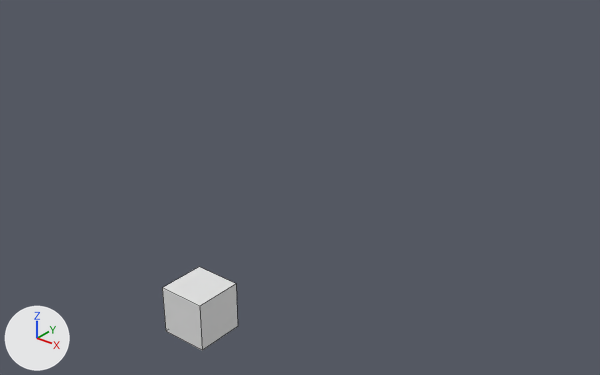
One commit to the Blender file objects3.blend: the scene before it, then after it.
Both versions are drawn from a camera (50 mm lens) standing at (20.0, -18.8, 18.4) and looking at (0.5, 5.6, 3.2). The axes (+X, +Y, +Z) are drawn at lower left. The lights are the same throughout. Mesh edges are drawn as thin lines.
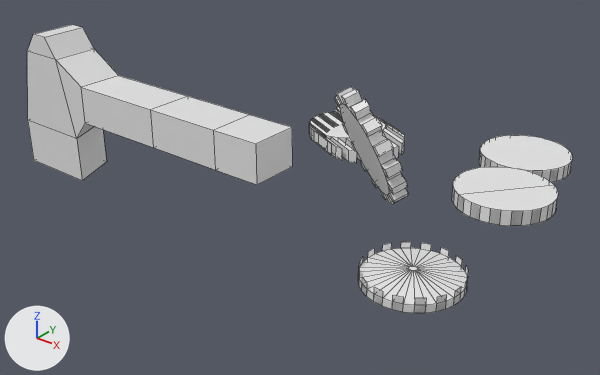
The change in detail:
me_cube is used by ob_cube; location (0.0, 0.0, 0.0).
me_cube had 8 vertices, 6 faces and spanned x -1.0..1.0, y -1.0..1.0, z -1.0..1.0.
me_cube now has 32 vertices, 30 faces and spans x -1.77..12.1, y -1.0..1.0, z -1.0..5.22.
Part 1, on me_cube:
1 face is deleted.
4 vertices move from x -1.0..1.0, y -1.0, z -1.0..1.0 to x -1.77..1.77, y -1.0, z -1.0..1.0.
12 vertices are added at x -1.0..12.1, y -1.0, z 1.89..5.22.
12 new vertices lie (0.0, 2.0, 0.0) away from vertices in x -1.0..12.1, y -1.0, z 1.89..5.22.
25 new faces join them.
Mesh me_cylinder_004 is new.
It has 128 vertices, 50 faces and spans x -1.0..1.0, y -1.0..1.0, z -1.0..1.0.
Mesh me_cylinder_003 is new.
It has 129 vertices, 51 faces and spans x -1.0..1.0, y -1.0..1.0, z -2.19..1.0.
Mesh me_cylinder_002 is new.
It has 160 vertices, 82 faces and spans x -1.0..1.0, y -1.0..1.0, z -1.0..1.0.
Mesh me_cylinder_001 is new.
It has 128 vertices, 98 faces and spans x -1.2..1.2, y -1.2..1.2, z -1.0..1.0.
Mesh me_cylinder is new.
It has 192 vertices, 130 faces and spans x -1.0..1.87, y -1.43..1.0, z -1.0..1.0.
Object 'Cube' (ob_cube) moves from (0.0, 0.0, 0.0) to (-9.95, 2.07, 3.66).
Object 'Cylinder.004' (ob_cylinder_004) is new; it shows me_cylinder_004.
Its location is (8.28, 9.93, 5.22).
Its scale is (1.75, 1.75, 0.267).
Object 'Cylinder.003' (ob_cylinder_003) is new; it shows me_cylinder_003.
Its location is (9.54, 5.45, 5.75).
Its scale is (1.75, 1.75, 0.267).
Object 'Cylinder.002' (ob_cylinder_002) is new; it shows me_cylinder_002.
Its location is (8.5, 1.41, 4.08).
Its scale is (1.75, 1.75, 0.267).
Object 'Cylinder.001' (ob_cylinder_001) is new; it shows me_cylinder_001.
Its location is (5.53, 3.15, 7.27).
Its rotation in degrees is (49, 235, 0).
Its scale is (1.75, 1.75, 0.267).
Object 'Cylinder' (ob_cylinder) is new; it shows me_cylinder.
Its location is (-0.59, 10.43, 4.07).
Its scale is (1.75, 1.75, 0.267).

Boxes [x1, y1, x2, y2] around the edits, measured in the pictures (600 x 375 px):
'Cube', reshaped, moved (247% wider, 92% taller)
    before: [162, 267, 238, 350]
    after: [27, 25, 293, 185]
'Cylinder.002', added
    after: [358, 242, 468, 313]
'Cylinder.003', added
    after: [452, 167, 558, 226]
'Cylinder.001', added
    after: [335, 87, 408, 204]
'Cylinder.004', added
    after: [479, 135, 573, 183]
'Cylinder', added
    after: [309, 111, 405, 163]
